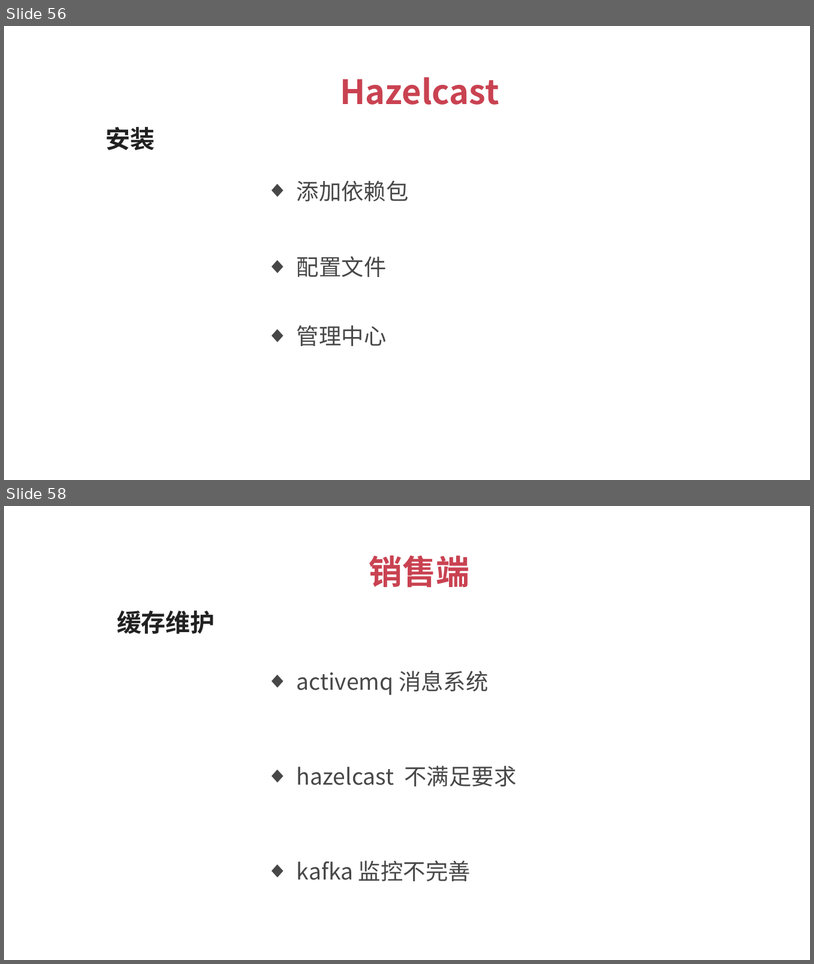
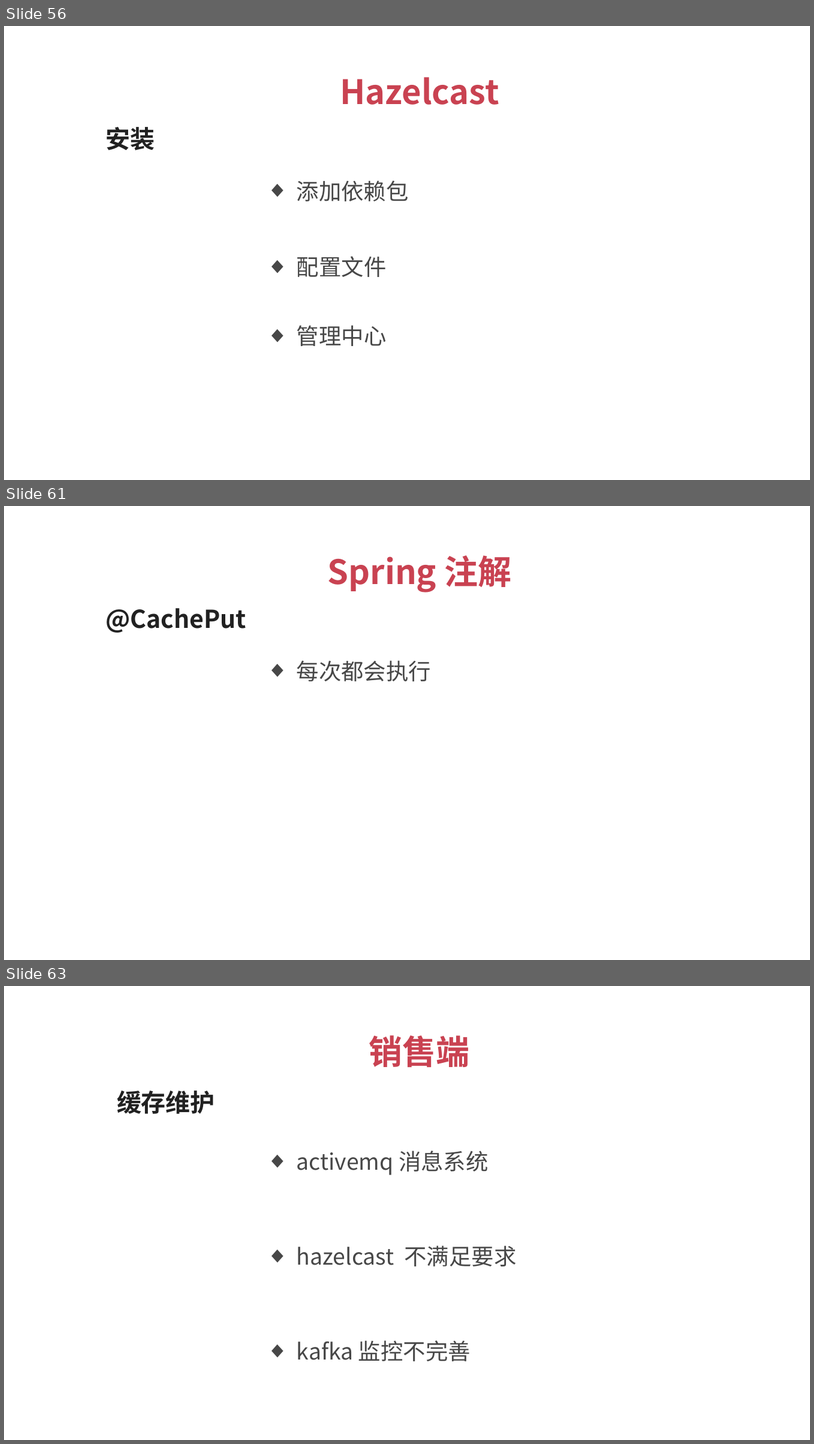
Before and after one commit to 1329555958/financial, a slide deck: 理财平台.pptx. Shown one above the other, each under a label of ours: slides 56 and 58 before the commit, slides 56, 61 and 63 after it; the slides between them are not shown. The pictures are 814x964 and 814x1444 pixels, drawn with LibreOffice and Linux fonts; fonts in the diff are those of the drawing. Boxes give left, top, right and bottom in pixels: in the first picture for what was removed or moved away, otherwise in the second. Text is boxed around its words. In the diff, an @@ line names an element or a change of style, - is before the commit and + after.

```diff
--- a/理财平台.pptx
+++ b/理财平台.pptx
@@ slide 61 added at (4,506,810,960), background #FFFFFF @@
@@ text added at (328,555,512,592), 30 pt, text #C94251, bold @@
+Spring 注解
@@ text added at (105,608,246,633), 22 pt, text #212121, bold @@
+@CachePut
@@ text added at (297,660,431,681), 20 pt, text #474747 @@
+  ◆ 每次都会执行
@@ what was slide 58 is now slide 63 @@
```
Also in this commit, not shown: 1 slide changed, 4 other slides added, 7 other files.
